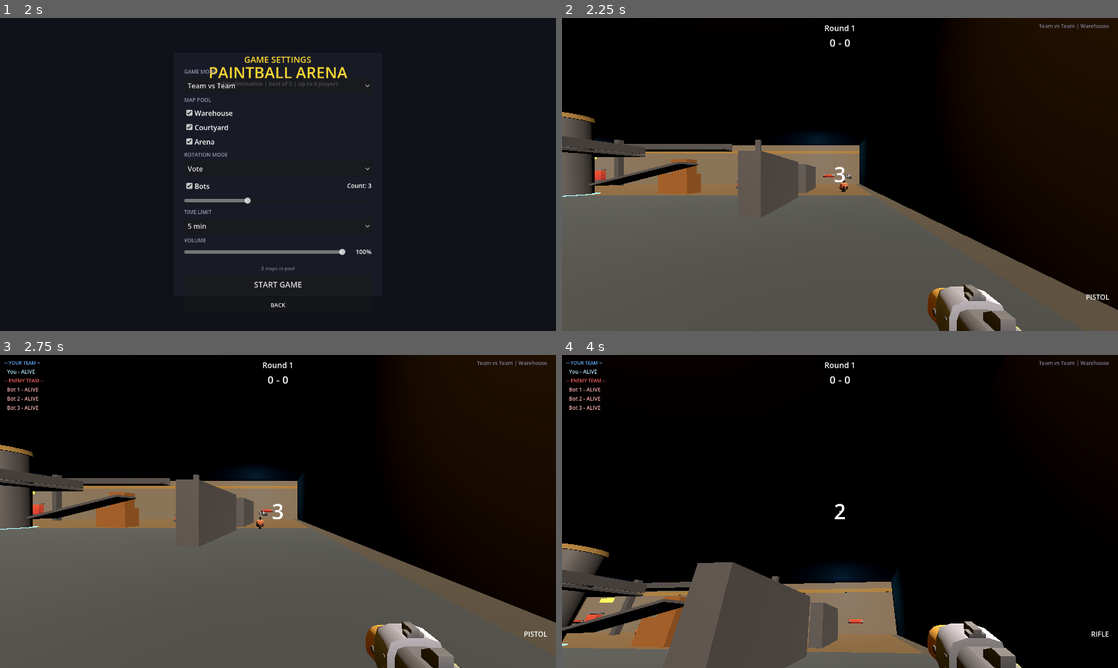
Above: before the commit, frames 1-4 (two rows, left to right).
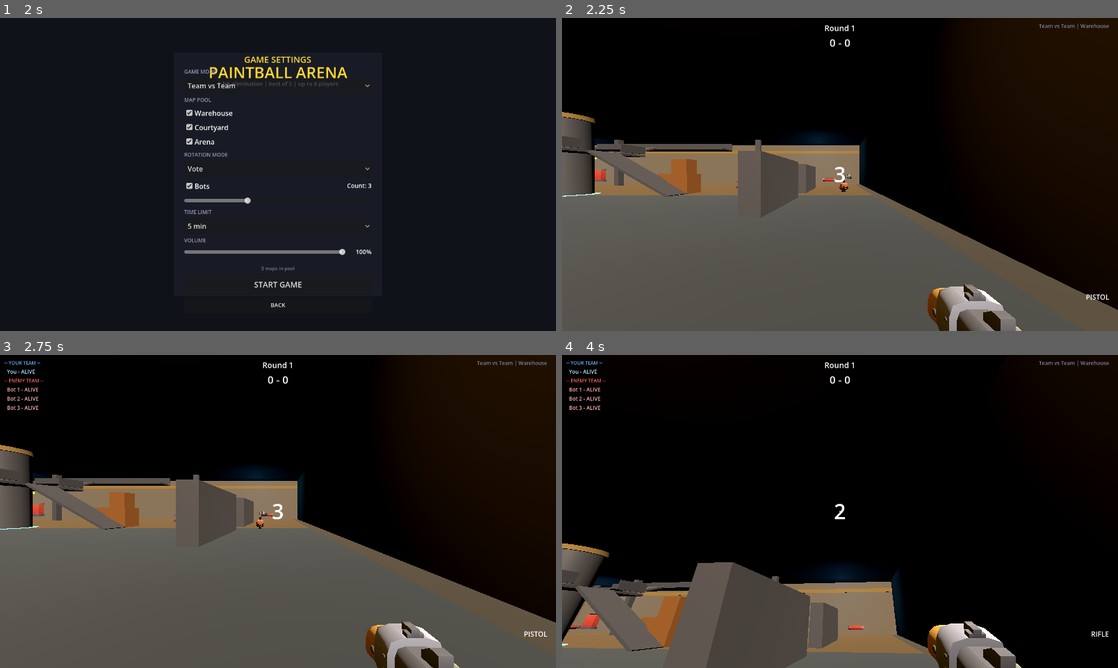
Above: after the commit, the same moments.

Repository: curlyphries/paintball
Game: Godot game, scene res://scenes/main_menu.tscn
Same seed, same stepped clock (60 frames per second), same inputs: the game is played once before the commit and once after it.
Inputs (mouse positions are in pixels of both pictures, inside the frame that each line leads up to):
- Up to frame 1 (2 s): click (278, 105) at 0.52 s; type "Alex" at 0.6 s; click (255, 202) at 0.75 s; type "12" at 0.83 s; click "PLAY SOLO" at 1.25 s
- Up to frame 2 (2.25 s): click "START GAME" at 2 s
- Up to frame 3 (2.75 s): no input
- Up to frame 4 (4 s): tap Enter at 2.75 s; move the mouse to (867, 511) at 2.77 s; hold Ctrl (crouch) 2.78-3.53 s; hold W (move_forward) from 2.78 s (still down); click (867, 511) at 2.92 s; tap Space (jump) at 3.02, 3.77 s; move the mouse to (812, 511) at 3.52 s; tap Mouse wheel up (next_weapon) at 3.6 s

Frame 1 is identical in both runs. In frame 2, 1.1% of the frame differs, in the area x 2-50%, y 38-58%; in frame 3, 1.1%; in frame 4, 2.1%, in the area x 0-55%, y 70-95%.

Commit message:
fix(warehouse): make the Silo catwalk and mid-catwalks actually reachable
Review found the redesign's verticality was unreachable geometry.
Max jump height is ~1.03m (JUMP_VELOCITY 4.5 vs GRAVITY 9.8), and:

- The E/W ramps had an inverted rotation — they rose *away* from the
  Silo — topping out at Y~2.97 near the catwalk (surface Y=4.1) with
  their low edge floating ~1m off the floor. Rebuilt both at 30
  degrees (walkable; floor_max_angle is 45): base flush with the
  floor at x=+/-10.9, top flush with the catwalk surface at x=+/-4.

- The Y=5.5 mid-catwalks had no access of any kind. Added two 17.5
  degree bridges from the Silo catwalk (Y4.1) up to each mid-catwalk
  (Y5.6), landing flush at both ends.

- Split the catwalk guard rails into segments with gaps where the
  ramps and bridges land, so players don't walk through rail visuals.

- Lowered PlatformCorner1/2 from Y1.5 to Y0.75 (top 1.7 -> 0.95) so
  the corner platforms are within jump height.

Flow is now: floor -> ramp -> Silo catwalk -> bridge -> mid-catwalk.

Co-Authored-By: Claude Fable 5 <noreply@anthropic.com>

Diff:
--- a/scenes/maps/warehouse.tscn
+++ b/scenes/maps/warehouse.tscn
@@ -166,38 +166,72 @@
 size = Vector3(8.0, 0.2, 8.0)
 material = SubResource("mat_catwalk")
 
-[node name="SiloCatwalkRailN" type="CSGBox3D" parent="NavigationRegion3D"]
-transform = Transform3D(1, 0, 0, 0, 1, 0, 0, 0, 1, 0, 4.6, -3.95)
-size = Vector3(8.0, 0.8, 0.1)
-material = SubResource("mat_catwalk")
-
-[node name="SiloCatwalkRailS" type="CSGBox3D" parent="NavigationRegion3D"]
-transform = Transform3D(1, 0, 0, 0, 1, 0, 0, 0, 1, 0, 4.6, 3.95)
-size = Vector3(8.0, 0.8, 0.1)
-material = SubResource("mat_catwalk")
-
-[node name="SiloCatwalkRailE" type="CSGBox3D" parent="NavigationRegion3D"]
-transform = Transform3D(1, 0, 0, 0, 1, 0, 0, 0, 1, 3.95, 4.6, 0)
-size = Vector3(0.1, 0.8, 8.0)
-material = SubResource("mat_catwalk")
-
-[node name="SiloCatwalkRailW" type="CSGBox3D" parent="NavigationRegion3D"]
-transform = Transform3D(1, 0, 0, 0, 1, 0, 0, 0, 1, -3.95, 4.6, 0)
-size = Vector3(0.1, 0.8, 8.0)
+[node name="SiloCatwalkRailNW" type="CSGBox3D" parent="NavigationRegion3D"]
+transform = Transform3D(1, 0, 0, 0, 1, 0, 0, 0, 1, -2.75, 4.6, -3.95)
+size = Vector3(2.5, 0.8, 0.1)
+material = SubResource("mat_catwalk")
+
+[node name="SiloCatwalkRailNE" type="CSGBox3D" parent="NavigationRegion3D"]
+transform = Transform3D(1, 0, 0, 0, 1, 0, 0, 0, 1, 2.75, 4.6, -3.95)
+size = Vector3(2.5, 0.8, 0.1)
+material = SubResource("mat_catwalk")
+
+[node name="SiloCatwalkRailSW" type="CSGBox3D" parent="NavigationRegion3D"]
+transform = Transform3D(1, 0, 0, 0, 1, 0, 0, 0, 1, -2.75, 4.6, 3.95)
+size = Vector3(2.5, 0.8, 0.1)
+material = SubResource("mat_catwalk")
+
+[node name="SiloCatwalkRailSE" type="CSGBox3D" parent="NavigationRegion3D"]
+transform = Transform3D(1, 0, 0, 0, 1, 0, 0, 0, 1, 2.75, 4.6, 3.95)
+size = Vector3(2.5, 0.8, 0.1)
+material = SubResource("mat_catwalk")
+
+[node name="SiloCatwalkRailEN" type="CSGBox3D" parent="NavigationRegion3D"]
+transform = Transform3D(1, 0, 0, 0, 1, 0, 0, 0, 1, 3.95, 4.6, -2.75)
+size = Vector3(0.1, 0.8, 2.5)
+material = SubResource("mat_catwalk")
+
+[node name="SiloCatwalkRailES" type="CSGBox3D" parent="NavigationRegion3D"]
+transform = Transform3D(1, 0, 0, 0, 1, 0, 0, 0, 1, 3.95, 4.6, 2.75)
+size = Vector3(0.1, 0.8, 2.5)
+material = SubResource("mat_catwalk")
+
+[node name="SiloCatwalkRailWN" type="CSGBox3D" parent="NavigationRegion3D"]
+transform = Transform3D(1, 0, 0, 0, 1, 0, 0, 0, 1, -3.95, 4.6, -2.75)
+size = Vector3(0.1, 0.8, 2.5)
+material = SubResource("mat_catwalk")
+
+[node name="SiloCatwalkRailWS" type="CSGBox3D" parent="NavigationRegion3D"]
+transform = Transform3D(1, 0, 0, 0, 1, 0, 0, 0, 1, -3.95, 4.6, 2.75)
+size = Vector3(0.1, 0.8, 2.5)
 material = SubResource("mat_catwalk")
 
 [node name="RampWest" type="CSGBox3D" parent="NavigationRegion3D" groups=["obstacle"]]
-transform = Transform3D(0.97, 0.243, 0, -0.243, 0.97, 0, 0, 0, 1, -8, 2.0, 0)
+transform = Transform3D(0.866, -0.5, 0, 0.5, 0.866, 0, 0, 0, 1, -7.46, 2.0, 0)
 use_collision = true
 collision_layer = 1
 size = Vector3(8.0, 0.2, 2.5)
 material = SubResource("mat_catwalk")
 
 [node name="RampEast" type="CSGBox3D" parent="NavigationRegion3D" groups=["obstacle"]]
-transform = Transform3D(0.97, -0.243, 0, 0.243, 0.97, 0, 0, 0, 1, 8, 2.0, 0)
+transform = Transform3D(0.866, 0.5, 0, -0.5, 0.866, 0, 0, 0, 1, 7.46, 2.0, 0)
 use_collision = true
 collision_layer = 1
 size = Vector3(8.0, 0.2, 2.5)
+material = SubResource("mat_catwalk")
+
+[node name="BridgeNorth" type="CSGBox3D" parent="NavigationRegion3D" groups=["obstacle"]]
+transform = Transform3D(1, 0, 0, 0, 0.954, -0.301, 0, 0.301, 0.954, 0, 4.75, -6.375)
+use_collision = true
+collision_layer = 1
+size = Vector3(2.0, 0.2, 5.0)
+material = SubResource("mat_catwalk")
+
+[node name="BridgeSouth" type="CSGBox3D" parent="NavigationRegion3D" groups=["obstacle"]]
+transform = Transform3D(1, 0, 0, 0, 0.954, 0.301, 0, -0.301, 0.954, 0, 4.75, 6.375)
+use_collision = true
+collision_layer = 1
+size = Vector3(2.0, 0.2, 5.0)
 material = SubResource("mat_catwalk")
 
 [node name="MidCatwalkN" type="CSGBox3D" parent="NavigationRegion3D" groups=["obstacle"]]
@@ -353,7 +387,7 @@
 shape = SubResource("shape_walllow")
 
 [node name="PlatformCorner1" type="StaticBody3D" parent="NavigationRegion3D" groups=["obstacle"]]
-transform = Transform3D(1, 0, 0, 0, 1, 0, 0, 0, 1, -24, 1.5, -18)
+transform = Transform3D(1, 0, 0, 0, 1, 0, 0, 0, 1, -24, 0.75, -18)
 collision_layer = 1
 
 [node name="Visual" parent="NavigationRegion3D/PlatformCorner1" instance=ExtResource("5_platsm")]
@@ -362,7 +396,7 @@
 shape = SubResource("shape_platsm")
 
 [node name="PlatformCorner2" type="StaticBody3D" parent="NavigationRegion3D" groups=["obstacle"]]
-transform = Transform3D(1, 0, 0, 0, 1, 0, 0, 0, 1, 24, 1.5, -18)
+transform = Transform3D(1, 0, 0, 0, 1, 0, 0, 0, 1, 24, 0.75, -18)
 collision_layer = 1
 
 [node name="Visual" parent="NavigationRegion3D/PlatformCorner2" instance=ExtResource("5_platsm")]
